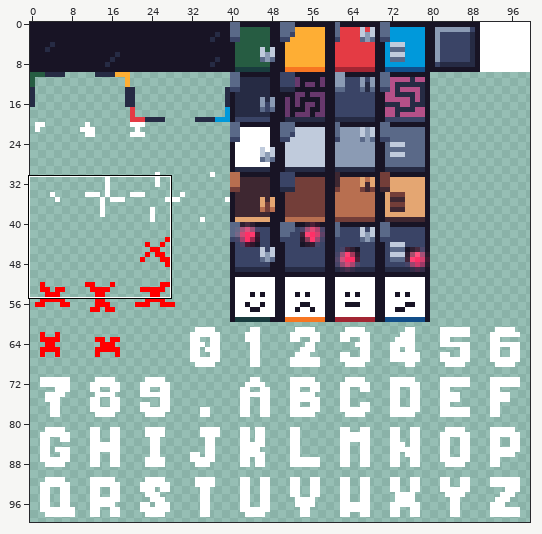
Sprite sheet: src/atlas.png. The picture above shows the old version from afar; the outline marks the close-up.
Close-up. First the earlier version:
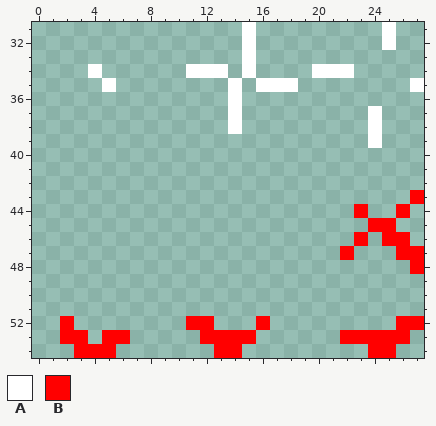
The file is 100x100 pixels. Colours within 5 levels of each other are drawn and written as one. Shown: x 0..27, y 31..54.
Palette (. is transparent): A #ffffff  B #ff0000
Pixels before, first column x 2:
31 .............A.........A..
32 .............A.........A..
33 .............A............
34 ..A......AAA.A....AAA.....
35 ...A........A.AAA........A
36 ............A.............
37 ............A.........A...
38 ............A.........A...
39 ......................A...
40 ..........................
41 ..........................
42 ..........................
43 .........................B
44 .....................B..B.
45 ......................BB..
46 .....................B.BB.
47 ....................B...BB
48 .........................B
49 ..........................
50 ..........................
51 ..........................
52 B........BB...B.........BB
53 BB.BB.....BBBB......BBBBB.
54 .BBB.......BB.........BB..
The result:
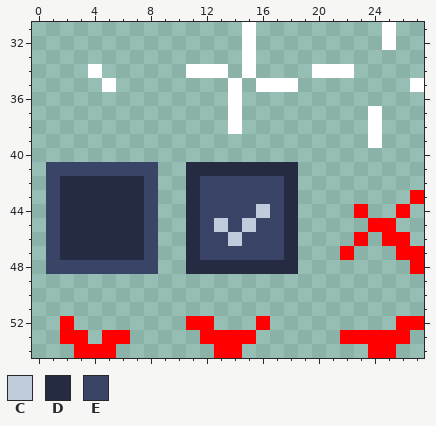
Colours new in this view: C #c0cbdc  D #262b44  E #3a4466
From old to new:
y 41: x 1..8 ........ -> EEEEEEEE; x 11..18 ........ -> DDDDDDDD
y 42..43: x 1..8 ........ -> EDDDDDDE; x 11..18 ........ -> DEEEEEED
y 44: x 1..8 ........ -> EDDDDDDE; x 11..18 ........ -> DEEEECED
y 45: x 1..8 ........ -> EDDDDDDE; x 11..18 ........ -> DECECEED
y 46: x 1..8 ........ -> EDDDDDDE; x 11..18 ........ -> DEECEEED
y 47: x 1..8 ........ -> EDDDDDDE; x 11..18 ........ -> DEEEEEED
y 48: x 1..8 ........ -> EEEEEEEE; x 11..18 ........ -> DDDDDDDD
Where, in picture pixels (left, top, right, bottom), the same in both close-ups:
added: (46, 162, 298, 274)
